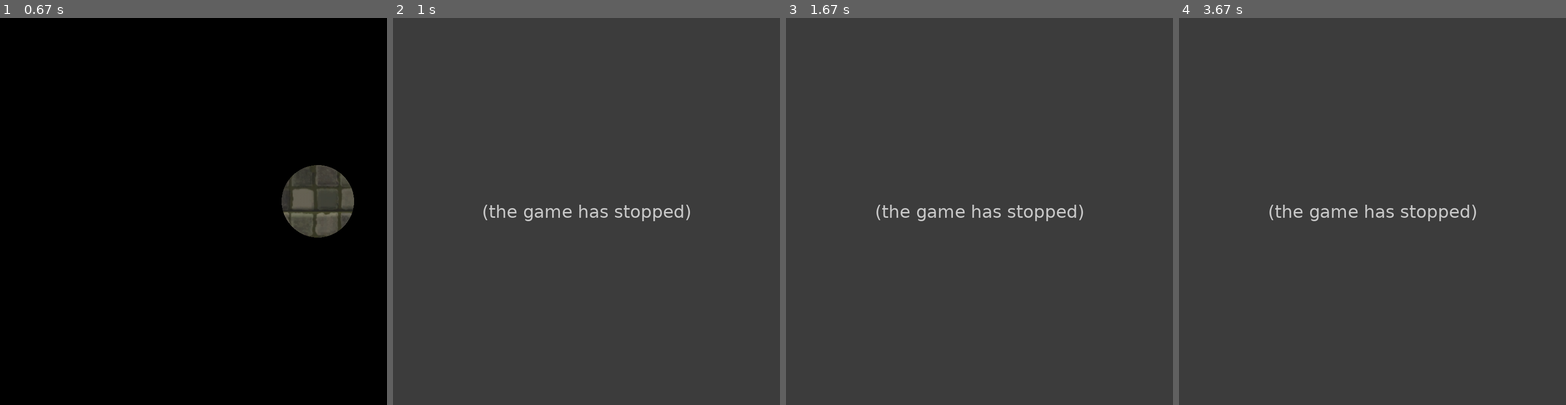
Above: before the commit, frames 1-4 (left to right).
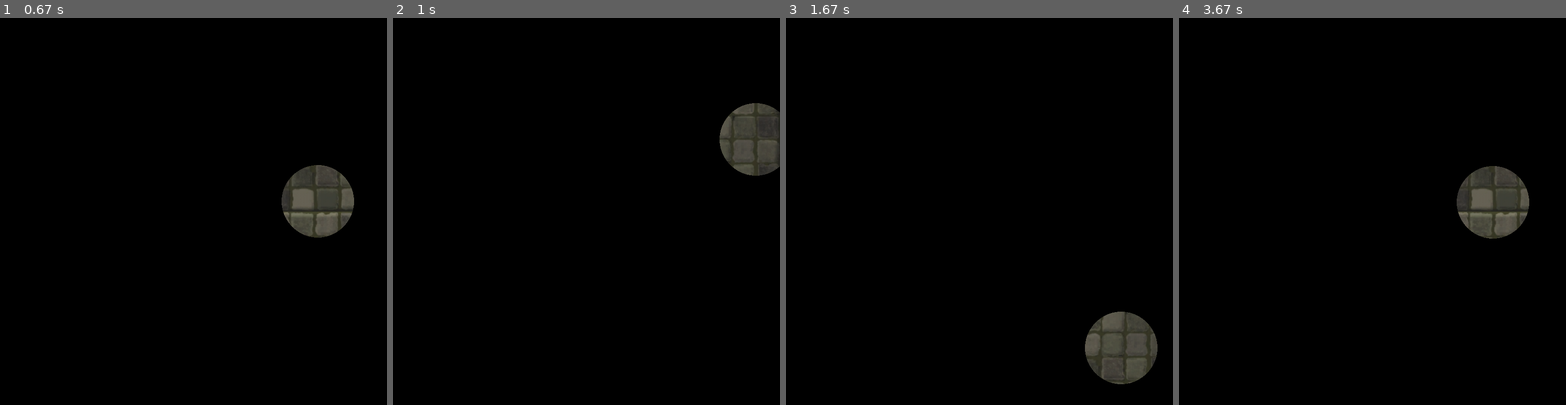
Above: after the commit, the same moments.

Repository: PeterYuLi1204/PyterGame
Game: pygame game, started from PyterGame.py
Same seed, same stepped clock (60 frames per second), same inputs: the game is played once before the commit and once after it.
Inputs (mouse positions are in pixels of both pictures, inside the frame that each line leads up to):
- Up to frame 1 (0.67 s): click (317, 199) at 0.38 s
- Up to frame 2 (1 s): click (756, 137) at 0.72 s
- Up to frame 3 (1.67 s): click (859, 153) at 1.05 s; click (1122, 346) at 1.38 s
- Up to frame 4 (3.67 s): click (1380, 79) at 1.72 s; click (1353, 312) at 2.05 s; click (1360, 145) at 2.38 s; click (1318, 130) at 2.72 s; click (1473, 176) at 3.05 s; click (1492, 203) at 3.38 s

Frame 1 is identical in both runs. In frame 2, 98% of the frame differs, in the area x 0-100%, y 0-100%; in frame 3, 98%; in frame 4, 98%.
Error before the commit: UnboundLocalError: cannot access local variable 'level' where it is not associated with a va...; the game stopped at 0.72 s (later frames are placeholders)

Commit message:
Added sound when enemy is found

Diff:
--- a/PyterGame.py
+++ b/PyterGame.py
@@ -9,8 +9,7 @@
 WIDTH = 800
 HEIGHT = 800
 RADIUS = 75
-TIME_TO_FIND = 8000
-TIME_TO_CATCH = 5000
+TIME_TO_CATCH = 10000
 TITLE = "Pyter Game"
 
 
@@ -97,8 +96,6 @@
     pygame.draw.circle(cover_surf, (255, 255, 255), (RADIUS, RADIUS), RADIUS)
 
     # Time tracking variables
-    time_spawned = 0
-    time_found = 0
     time_caught = 0
 
     # Enemy velocity
@@ -107,10 +104,12 @@
 
     # Sounds
 
-    enemy_sound = pygame.mixer.Sound("./assets/enemy laugh.ogg")
+    enemy_sound = pygame.mixer.Sound("./assets/enemy-laugh.ogg")
 
     # Game conditions
     found = False
+
+    score = 0
 
     # ----- MAIN LOOP
 
@@ -132,7 +131,7 @@
 
                         # Change conditions
                         found = False
-                        level += 1
+                        score += 1
 
                         # Increase the speed of the enemy
                         velocity_x += 0.5
@@ -151,14 +150,15 @@
             enemy_collide = pygame.sprite.spritecollide(player, enemy_sprites_group, False, pygame.sprite.collide_mask)
 
         if len(enemy_collide) > 0:
-            # Make it so the colliding won't register until the enemy is clicked
+            # Make it so the colliding won't register again until the enemy is clicked
             found = True
+
+            # Play enemy found sound
+            enemy_sound.play()
 
             # Set the enemy's movement speed
             enemy.xvel += (velocity_x * random.choice([-1, 1]))
             enemy.yvel += (velocity_y * random.choice([-1, 1]))
-
-            time_found = pygame.time.get_ticks()
 
             # Clear the list so that this if statement will only run for one loop
             enemy_collide.clear()
@@ -169,6 +169,8 @@
 
         if (enemy.rect.y + 35) > HEIGHT or enemy.rect.y < 0:
             enemy.yvel *= -1
+
+        # Game over if the player does not catch the enemy in time
 
         # ----- RENDER
         screen.blit(background, (0, 0))
Not shown, removed: assets/enemy laugh.ogg
Not shown, added: assets/enemy-laugh.ogg
